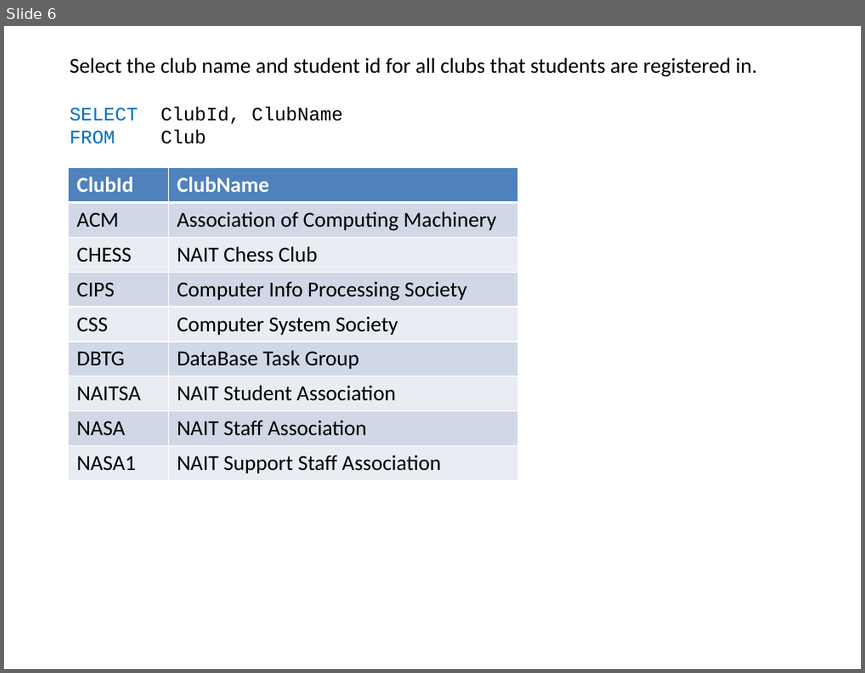
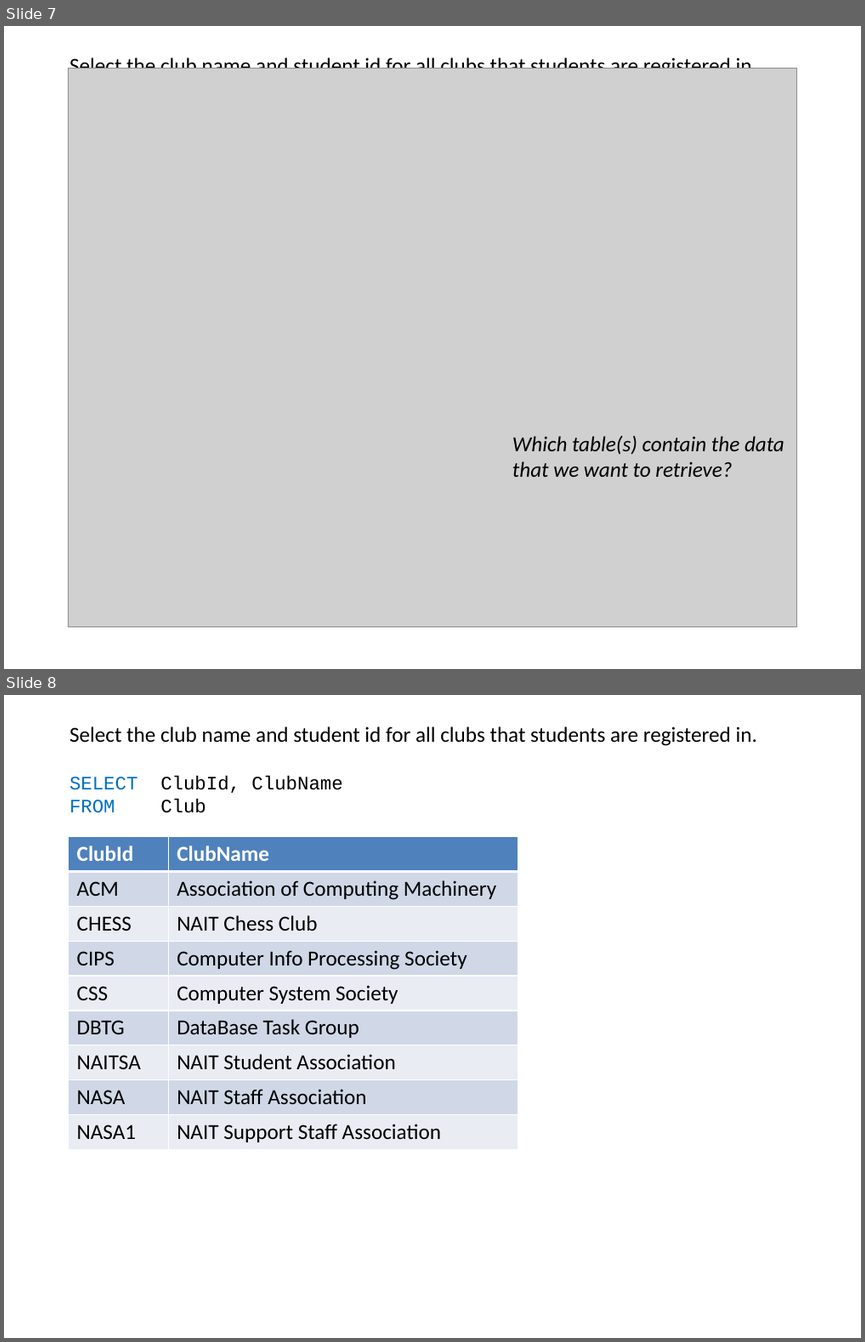
Before and after one commit to dgilleland/DMIT-1508-Workbook, a slide deck: SQL/Visualizing IQSchool SELECT Statements.pptx. Shown one above the other, each under a label of ours: slide 6 before the commit, slides 7 and 8 after it. The pictures are 865x673 and 865x1342 pixels, drawn with LibreOffice and Linux fonts; fonts in the diff are those of the drawing; grey boxes stand for pictures. Boxes give left, top, right and bottom in pixels: in the first picture for what was removed or moved away, otherwise in the second. Text is boxed around its words. In the diff, an @@ line names an element or a change of style, - is before the commit and + after.

```diff
--- a/SQL/Visualizing IQSchool SELECT Statements.pptx
+++ b/SQL/Visualizing IQSchool SELECT Statements.pptx
@@ slide 7 added at (4,26,861,669), background #FFFFFF @@
@@ picture added at (69,68,796,627) @@
@@ text added at (69,55,757,68), 18 pt, text #000000 @@
+Select the club name and student id for all clubs that students are registered in.
@@ text added at (512,436,784,476), 18 pt, text #000000, italic @@
+Which table(s) contain the data that we want to retrieve?
@@ what was slide 6 is now slide 8 @@
```
Also in this commit, not shown: 1 slide changed, 1 other slide added, 20 other files.
